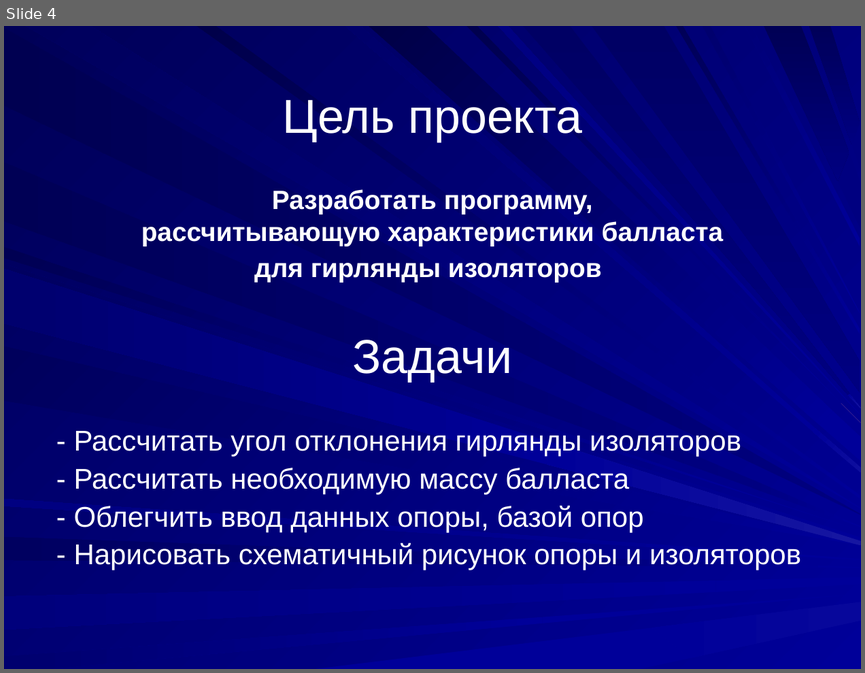
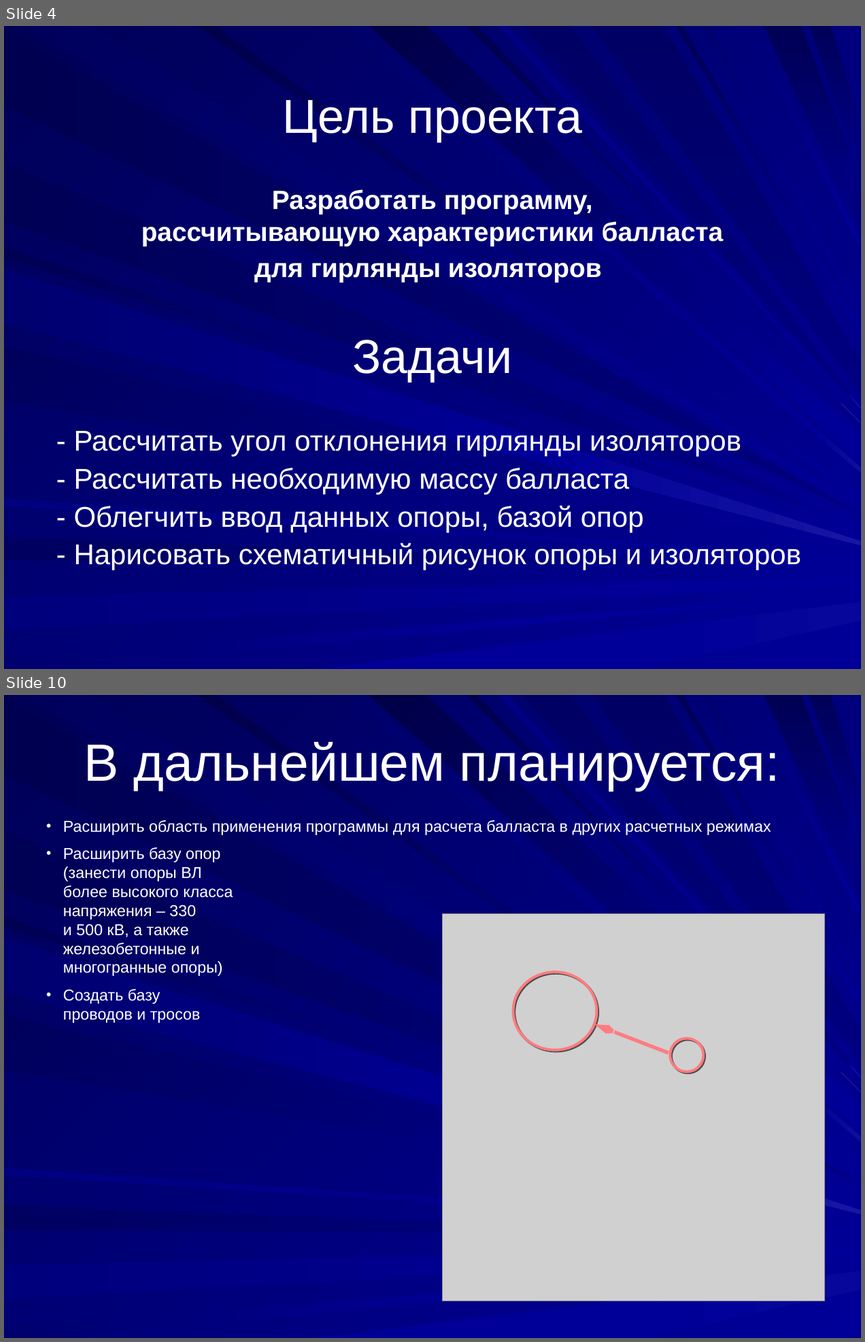
Before and after one commit to aleks311001/Project, a slide deck: Проект.ppt. Shown one above the other, each under a label of ours: slide 4 before the commit, slides 4 and 10 after it; the slides between them are not shown. The pictures are 865x673 and 865x1342 pixels, drawn with LibreOffice and Linux fonts; fonts in the diff are those of the drawing; grey boxes stand for pictures. Boxes give left, top, right and bottom in pixels: in the first picture for what was removed or moved away, otherwise in the second. Text is boxed around its words. In the diff, an @@ line names an element or a change of style, - is before the commit and + after.

```diff
--- a/Проект.ppt
+++ b/Проект.ppt
@@ slide 10 added at [4,695,861,1338], background gradient #000099 to #000057; not listed: 37 template elements that a slide beside it also shows @@
@@ title added at [84,742,780,791], 44 pt, text #FFFFFF @@
+В дальнейшем планируется:
@@ text added at [63,820,771,1023], 13.3 pt, text #FFFFFF @@
+• Расширить область применения программы для расчета балласта в других расчетных режимах
+• Расширить базу опор
+  (занести опоры ВЛ
+  более высокого класса
+  напряжения – 330
+  и 500 кВ, а также
+  железобетонные и
+  многогранные опоры)
+• Создать базу
+  проводов и тросов
@@ picture added at [442,913,824,1301] @@
@@ ellipse added at [513,972,597,1050], outline #FF7C80 2.24 pt @@
@@ arrow added from (668, 1052) to (594, 1024), #FF7C80 3 pt @@
@@ ellipse added at [670,1038,703,1072], outline #FF7C80 2.24 pt @@
```
Also in this commit, not shown: 2 slides changed, 5 other slides added, 5 slides removed, 21 other files.
